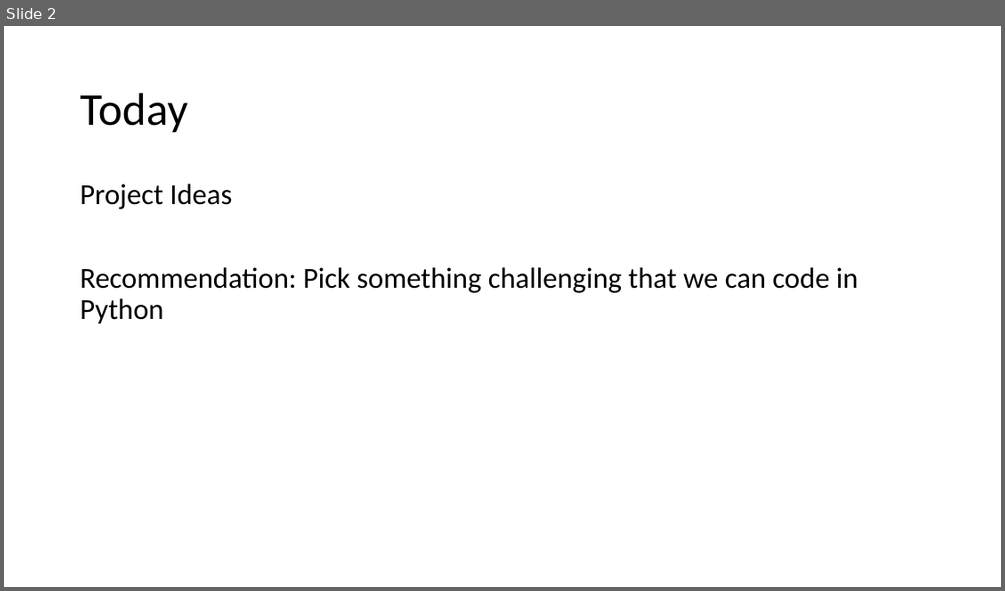
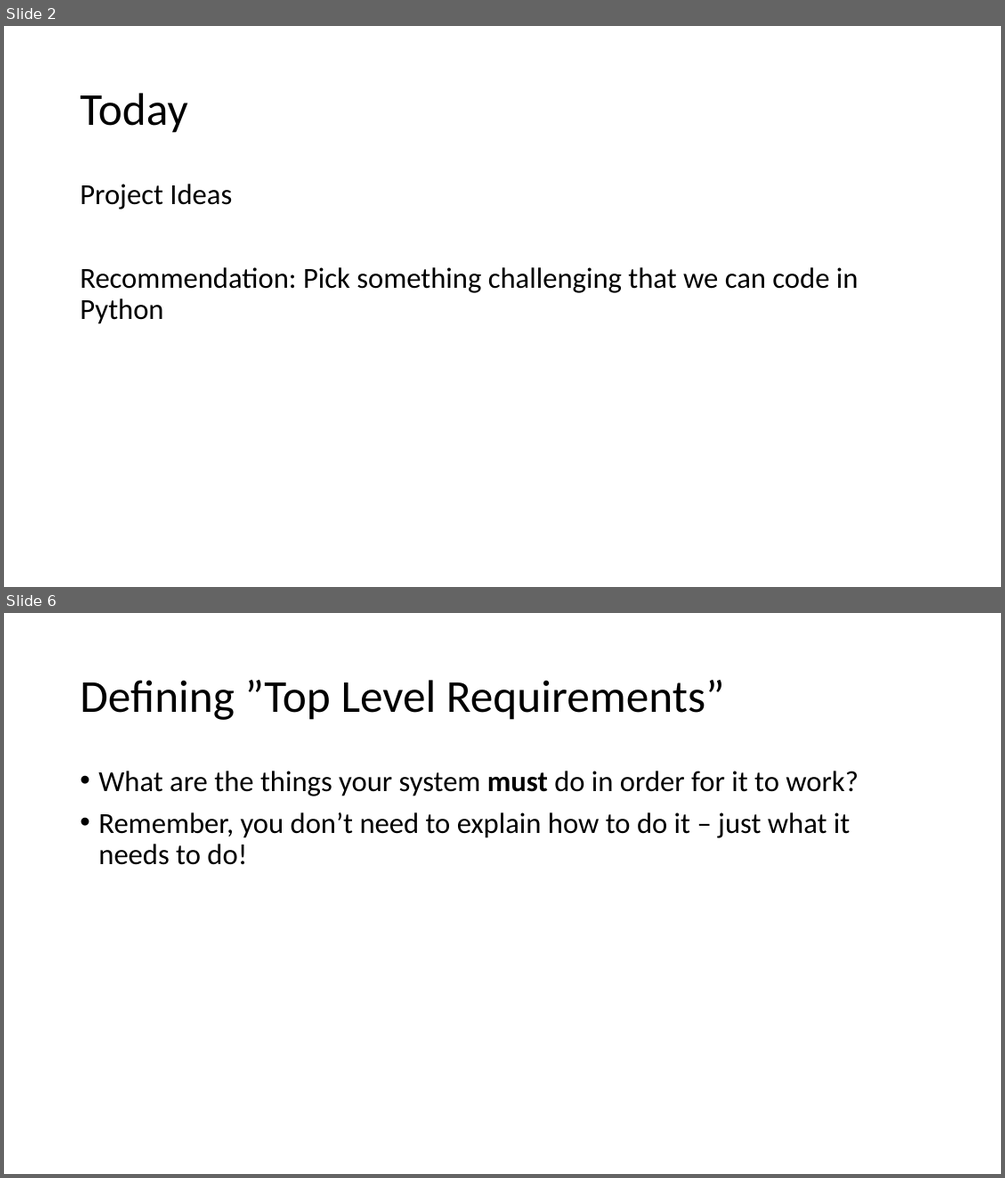
Before and after one commit to jlwgong/hangman, a slide deck: presentations/archive/Engineering III.pptx. Shown one above the other, each under a label of ours: slide 2 before the commit, slides 2 and 6 after it; the slides between them are not shown. The pictures are 1005x591 and 1005x1178 pixels, drawn with LibreOffice and Linux fonts; fonts in the diff are those of the drawing. Boxes give left, top, right and bottom in pixels: in the first picture for what was removed or moved away, otherwise in the second. Text is boxed around its words. In the diff, an @@ line names an element or a change of style, - is before the commit and + after.

```diff
--- a/presentations/archive/Engineering III.pptx
+++ b/presentations/archive/Engineering III.pptx
@@ slide 6 added at box(4, 613, 1001, 1174), background #FFFFFF @@
@@ title added at box(80, 680, 725, 720), 44 pt, text #000000 @@
+Defining ”Top Level Requirements”
@@ text added at box(98, 771, 858, 865), 28 pt, text #000000 @@
+• What are the things your system must do in order for it to work?
+• Remember, you don’t need to explain how to do it – just what it needs to do!
```
Also in this commit, not shown: 3 slides changed, 9 other slides added, 1 slide removed, 9 other files.
